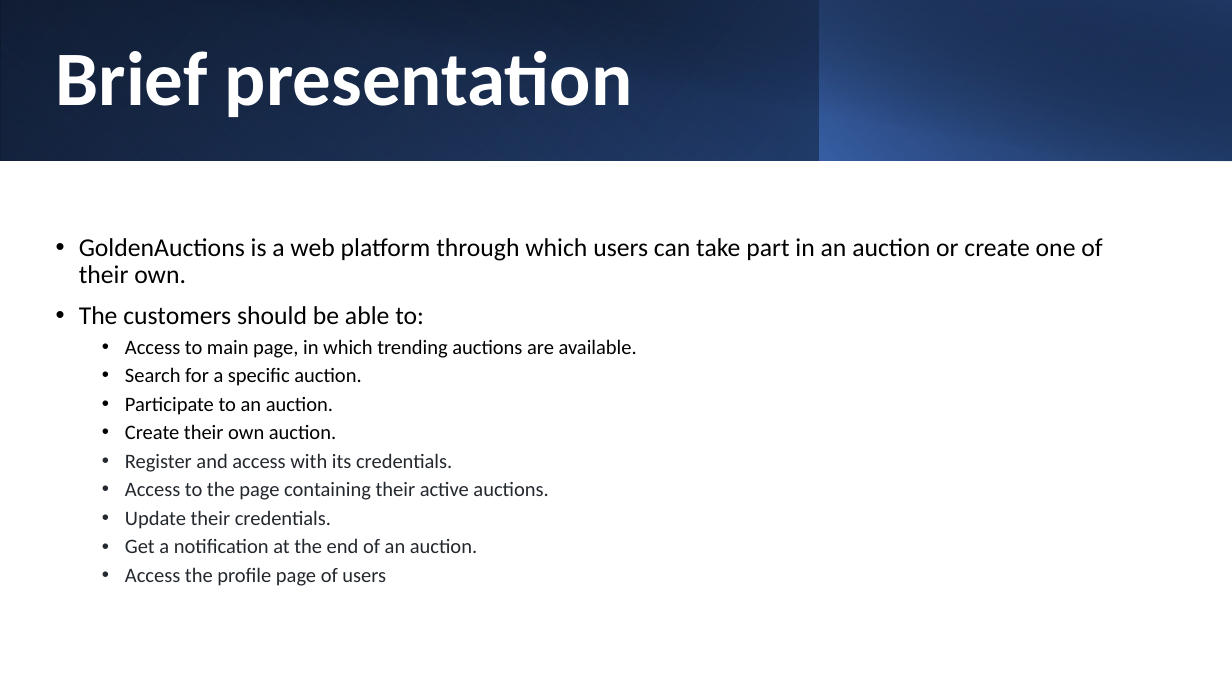
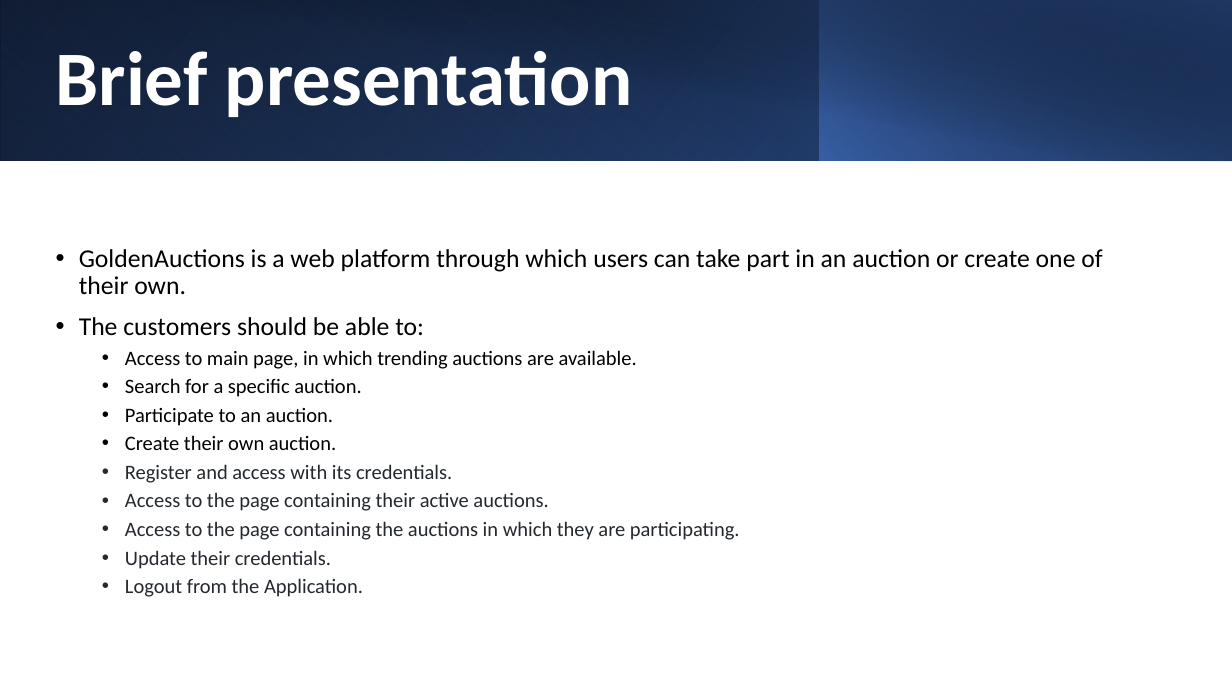
Before and after one commit to Francesco10998/Lab_Project, a slide deck: slide 2 of Documentation/Golden Auctions.pptx. Drawn at 1232x693 pixels with LibreOffice and Linux fonts; fonts in the diff are those of the drawing. Boxes give left, top, right and bottom in pixels: in the first picture for what was removed or moved away, otherwise in the second. Text is boxed around its words. In the diff, an @@ line names an element or a change of style, - is before the commit and + after.

```diff
--- a/Documentation/Golden Auctions.pptx
+++ b/Documentation/Golden Auctions.pptx
@@ text at [125,521,740,540]: paragraph added @@
+  • Access to the page containing the auctions in which they are participating.
@@ text at [125,578,363,597]: text changed @@
-  • Get a notification at the end of an auction.
-  • Access the profile page of users
+  • Logout from the Application.
```
Also in this commit, not shown: 3 other slides changed, 10 slides added, 1 slide removed, 55 other files.
